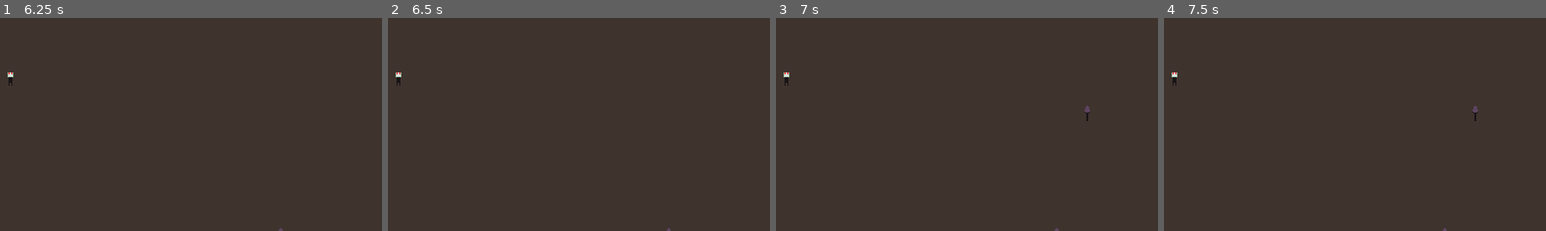
Above: before the commit, frames 1-4 (left to right).
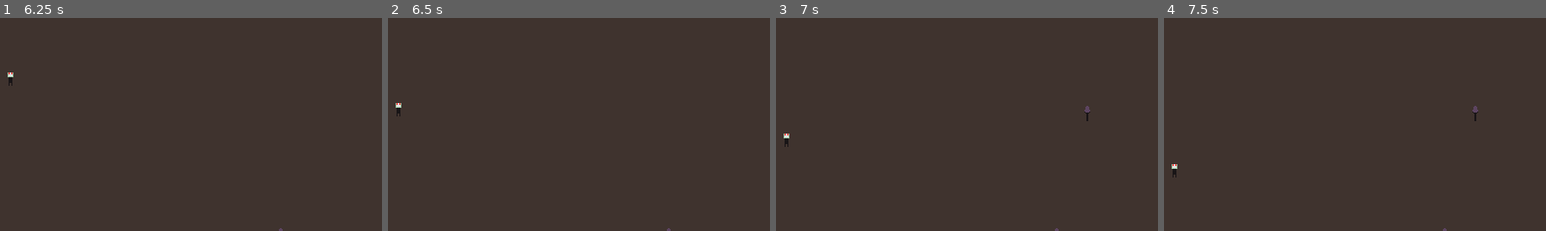
Above: after the commit, the same moments.

Repository: Academia-Team/Academia-Fall-of-the-Citadel
Game: Godot game, scene res://scene/intro.tscn
Same seed, same stepped clock (60 frames per second), same inputs: the game is played once before the commit and once after it.
Inputs (mouse positions are % of the whole screen's width and height, from its top left):
- Up to frame 1 (6.25 s): tap Enter at 0.5, 2, 4.25 s; move the mouse to (72, 45) at 0.52 s; hold N (move_down_right) 0.53-1.28 s; tap Space (action) at 0.6, 1.25, 2.1, 3.5, 3.6, 5, 5.1 s; click (72, 45) at 0.67 s; move the mouse to (30, 55) at 1.27 s; hold Down (move_down) 1.28-2.03 s; tap Ctrl (stay) every 1.5 s from 1.35 to 5.85 s; move the mouse to (60, 28) at 2.02 s; hold N (move_down_right) 2.03-2.78 s; move the mouse to (45, 70) at 2.77 s; hold Up (move_up) 2.78-3.53 s; click (45, 70) at 2.92 s; move the mouse to (80, 65) at 3.52 s; hold B (move_down_left) 3.53-5.03 s; move the mouse to (20, 35) at 4.27 s; move the mouse to (55, 50) at 5.02 s; hold Down (move_down) 5.03-5.78 s; click (55, 50) at 5.17 s; move the mouse to (35, 24) at 5.77 s; hold N (move_down_right) from 5.78 s (still down)
- Up to frame 2 (6.5 s): keep holding N (move_down_right)
- Up to frame 3 (7 s): move the mouse to (72, 45) at 6.52 s; release N (move_down_right) at 6.53 s; hold Up (move_up) from 6.53 s (still down); tap Space (action) at 6.6 s
- Up to frame 4 (7.5 s): move the mouse to (30, 55) at 7.27 s; release Up (move_up) at 7.28 s; hold N (move_down_right) from 7.28 s (still down); tap Ctrl (stay) at 7.35 s; click (30, 55) at 7.42 s
The pictures show only the part of the screen within x 13-63%, y 11-61%; the shares and areas given below are measured in that part.

Frame 1 is identical in both runs. In frame 2, 0.1% of the frame differs, in the area x 2-4%, y 25-47%; in frame 3, 0.1%; in frame 4, 0.1%.

Commit message:
Add simple zombie movement
Currently bugged. Zombies just move off the screen.

Diff:
--- a/class/direction.gd
+++ b/class/direction.gd
@@ -126,3 +126,22 @@
 				return WEST
 			else:
 				return EAST
+
+static func rel_pos_to_dir(pos):
+	return combine_dir(_get_horz_dir_from_pos(pos), _get_vert_dir_from_pos(pos))
+
+static func _get_horz_dir_from_pos(pos):
+	if pos.x > 0:
+		return EAST
+	elif pos.x < 0:
+		return WEST
+	else:
+		return null
+
+static func _get_vert_dir_from_pos(pos):
+	if pos.y > 0:
+		return SOUTH
+	elif pos.y < 0:
+		return NORTH
+	else:
+		return null
--- a/scene/gamegrid.gd
+++ b/scene/gamegrid.gd
@@ -98,6 +98,7 @@
 func spawn_enemy(scene, pos):
 	var instance = scene.instance()
 	instance.connect("enemy_destroyed", self, "_on_enemy_destroyed")
+	instance.connect("move_request", self, "_on_enemy_move_request")
 	add_child(instance)
 	var orient_facing_player = Direction.get_cardinal_dir_facing(player_ref.position, pos)
 	instance.spawn(pos, orient_facing_player)
@@ -112,3 +113,11 @@
 	add_child(instance)
 	instance.position = pos
 	ref_counter[instance.get_meta("type")] += 1
+
+func _on_enemy_move_request(ref):
+	var desired_pos = ref.desired_pos(player_ref.position)
+
+	# Want to ensure that all the enemies aren't moving on top of each other. If that is happening,
+	# just have the enemy lose its turn.
+	if valid_spawn_pos(desired_pos):
+		ref.move(desired_pos)
--- a/scene/zombie.gd
+++ b/scene/zombie.gd
@@ -2,6 +2,7 @@
 class_name enemy
 
 signal enemy_destroyed(enemy_type)
+signal move_request(ref)
 
 func get_class():
 	return "enemy"
@@ -20,9 +21,16 @@
 	emit_signal("enemy_destroyed", get_meta("type"))
 	$CharacterSprite.show_hurt()
 
-func move(dir):
-	position = Direction.translate_pos(position, dir, 32)
-	$CharacterSprite.set_orient(dir)
+func desired_pos(target_pos):
+	var dir = Direction.get_cardinal_dir_facing(target_pos, position)
+	var pos = Direction.translate_pos(position, dir, 32)
+
+	return pos
+
+func move(pos):
+	var diff_pos = pos - position
+	position = pos
+	$CharacterSprite.set_orient(Direction.rel_pos_to_dir(diff_pos))
 
 func spawn(pos, orient):
 	position = pos
@@ -31,3 +39,7 @@
 	show()
 	$collisionbox.set_deferred("monitoring", true)
 	$collisionbox.set_deferred("monitorable", true)
+
+
+func _on_move_timer_timeout():
+	emit_signal("move_request", self)
--- a/scene/zombie.tscn
+++ b/scene/zombie.tscn
@@ -20,3 +20,9 @@
 north_texture = ExtResource( 1 )
 south_texture = ExtResource( 6 )
 side_texture = ExtResource( 5 )
+
+[node name="move_timer" type="Timer" parent="."]
+wait_time = 0.6
+autostart = true
+
+[connection signal="timeout" from="move_timer" to="." method="_on_move_timer_timeout"]
